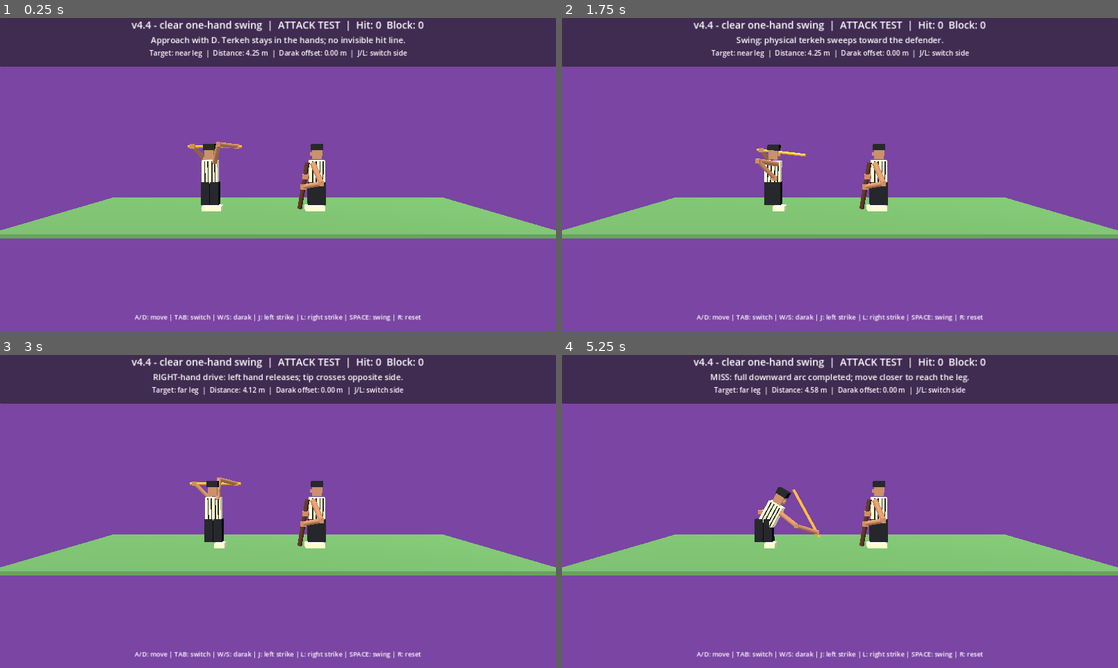
Above: before the commit, frames 1-4 (two rows, left to right).
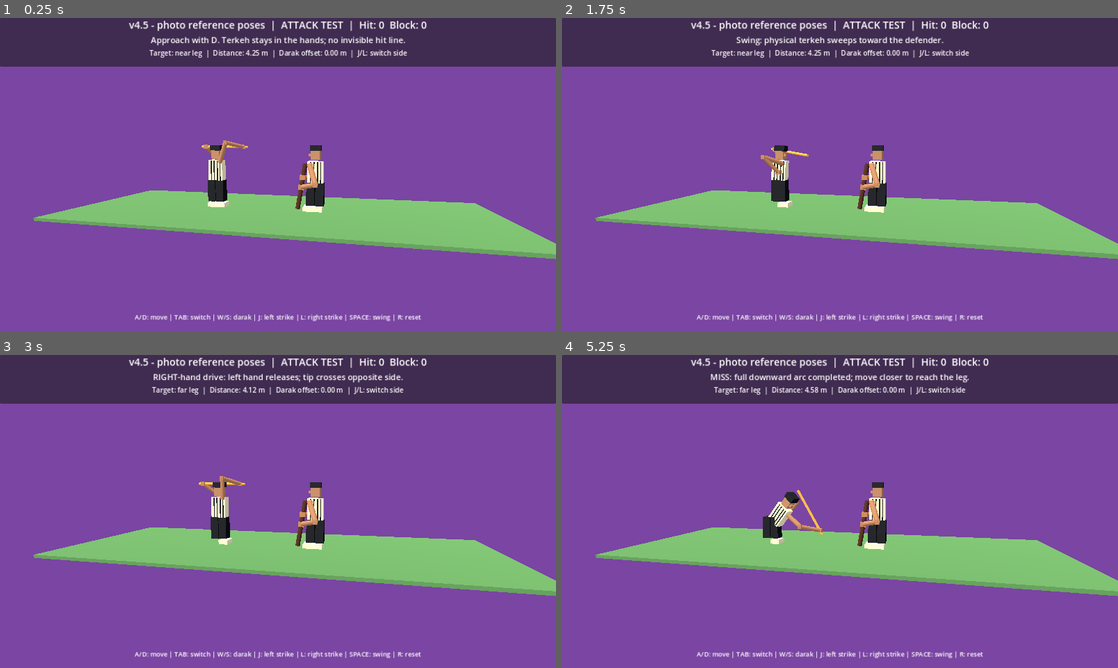
Above: after the commit, the same moments.

Repository: vahidainima-prog/tarke-darak-game
Game: Godot game, scene res://main.tscn
Two runs of this game, one before a commit and one after it. Both use one fixed random seed, a clock stepped at 60 frames per second and the inputs below.
Inputs:
- Up to frame 1 (0.25 s): no input
- Up to frame 2 (1.75 s): tap Enter at 0.5 s; hold D 0.53-1.28 s; tap Tab at 0.6 s; tap Space at 0.77, 1.52 s; hold S from 1.28 s (still down); tap R at 1.35 s
- Up to frame 3 (3 s): release S at 2.03 s; hold D 2.03-2.78 s; tap J at 2.1 s; hold W from 2.78 s (still down); tap L at 2.85 s
- Up to frame 4 (5.25 s): tap Space at 3.02, 3.77, 4.52 s; release W at 3.53 s; hold A 3.53-5.03 s; tap Tab at 3.6 s; tap R at 4.35 s; hold S from 5.03 s (still down); tap J at 5.1 s

The runs differ from the first frame. In frame 1, 7.1% of the frame differs, in the area x 0-100%, y 0-78%; in frame 2, 7.1%; in frame 3, 7.1%; in frame 4, 7.3%.

Commit message:
Tune overhead grip, folded free arm, waist bend and 3D swing paths from user pose photos

Diff:
--- a/tarke_darak_godot_v2/main.gd
+++ b/tarke_darak_godot_v2/main.gd
@@ -2,7 +2,7 @@
 
 # Godot 4.x — visual mechanics test. Side camera looks along -Z.
 # Feint depth: negative Z is BEHIND the attacker; positive Z is IN FRONT.
-const BUILD_LABEL := "v4.4 - clear one-hand swing"
+const BUILD_LABEL := "v4.5 - photo reference poses"
 const DEF_X := 1.55
 const MIN_X := -4.7
 const MAX_X := 0.35
@@ -187,7 +187,8 @@
  defend_elbow_b = block(self, "Defender elbow far", Vector3(0.17, 0.17, 0.17), Vector3.ZERO, Color(0.66, 0.44, 0.30))
  var cam := Camera3D.new()
  add_child(cam)
- cam.position = Vector3(0, 2.45, 12.5)
+ # Slight three-quarter view makes opposite-side hand paths visible.
+ cam.position = Vector3(3.0, 2.75, 12.5)
  cam.look_at(Vector3(0, 1.45, 0), Vector3.UP)
  cam.fov = 53.0
  cam.current = true
@@ -298,9 +299,9 @@
  var tip_x := attack_x + lerpf(1.125 + 0.14 * float(strike_side), tip_reach + leg_offset, arc)
  var tip_y := lerpf(2.57, 0.43, arc)
  # Cross the defender's guard plane on the way to the leg plane.
- var tip_z := lerpf(-0.46 + float(strike_side) * 0.42, 0.02, arc) + float(strike_side) * 0.48 * sin(PI * t)
- var angle := lerpf(0.0, -0.86 + float(strike_side) * 0.22, arc)
- var direction := Vector3(cos(angle), sin(angle), float(strike_side) * 0.46 * sin(PI * t)).normalized()
+ var tip_z := lerpf(-0.42, float(strike_side) * 0.19, arc) + float(strike_side) * 0.64 * sin(PI * t)
+ var angle := lerpf(0.0, -0.90 + float(strike_side) * 0.15, arc)
+ var direction := Vector3(cos(angle), sin(angle), float(strike_side) * 0.55 * sin(PI * t)).normalized()
  var tip := Vector3(tip_x, tip_y, tip_z)
  var butt := tip - direction * STICK_LENGTH
  return [butt, tip]
@@ -335,9 +336,9 @@
    n.position.y = (0.12 if n.name.begins_with("Giveh") else 0.70) + 0.08 * stride * maxf(0.0, step)
   elif n.name == "WaistJoint":
    # One anatomical hinge carries clothing, head and shoulders together.
-   n.rotation.z = -facing * (0.05 * stride * sin(phase) + 0.53 * bend)
-   n.rotation.y = float(strike_side) * 0.16 * bend if facing > 0.0 else 0.0
-   n.position = Vector3(facing * 0.10 * bend, 1.14 - 0.15 * bend, 0.0)
+   n.rotation.z = -facing * (0.05 * stride * sin(phase) + 0.72 * bend)
+   n.rotation.y = float(strike_side) * 0.28 * bend if facing > 0.0 else 0.0
+   n.position = Vector3(facing * 0.15 * bend, 1.14 - 0.18 * bend, 0.0)
 
 func update_visuals() -> void:
  attacker.position.x = attack_x
@@ -350,7 +351,7 @@
  animate_footwork(attacker, attack_step_phase, attack_x - last_attack_x, pose, 1.0)
  animate_footwork(defender, defend_step_phase, defender_x - last_defender_x, 0.0, -1.0)
  var bend_amount := smoothstep(0.12, 0.82, pose)
- var shoulder_shift := Vector3(0.45 * bend_amount, -0.50 * bend_amount, 0.0)
+ var shoulder_shift := Vector3(0.51 * bend_amount, -0.58 * bend_amount, 0.0)
  var ends := strike_ends(pose)
  var a := ends[0]
  var b := ends[1]
@@ -364,16 +365,19 @@
  var phase := swing if swing >= 0.0 else (recovery_from if recovery >= 0.0 else 0.0)
  var release_target := 0.0
  if releasing:
-  release_target = smoothstep(0.0, 0.16, phase)
+  release_target = smoothstep(0.0, 0.22, phase)
  if recovery >= 0.0:
   release_target *= 1.0 - smoothstep(0.45, 0.95, recovery)
  release_blend = release_target
  # Both hands hold opposite ends at rest. During the swing only the
  # driving hand stays at its near-end grip; the other drops beside the torso.
+ # Photo reference: wide overhead grip at rest, one controlling hand at the
+ # near end in the final bent pose, opposite elbow folded toward the waist.
  var left_grip := a + direction * 0.20
  var right_grip := b - direction * 0.20
- var left_rest := Vector3(attack_x - 0.24, 1.38, -0.42)
- var right_rest := Vector3(attack_x + 0.20, 1.36, 0.55)
+ var left_rest := Vector3(attack_x + 0.08 + 0.20 * bend_amount, 1.52 - 0.24 * bend_amount, -0.33)
+ var right_rest := Vector3(attack_x + 0.13 + 0.20 * bend_amount, 1.54 - 0.24 * bend_amount, 0.39)
+ # Keep the driving hand on its own end throughout the swing.
  attack_hand_a.position = left_grip.lerp(left_rest, release_blend if strike_side < 0 else 0.0)
  attack_hand_b.position = right_grip.lerp(right_rest, release_blend if strike_side > 0 else 0.0)
  place_two_bone_arm(attack_arm_a, attack_forearm_a, attack_elbow_a, Vector3(attack_x + 0.20, 1.92, -0.14) + shoulder_shift, attack_hand_a.position, Vector3(-0.6, 0.1, -0.7))
